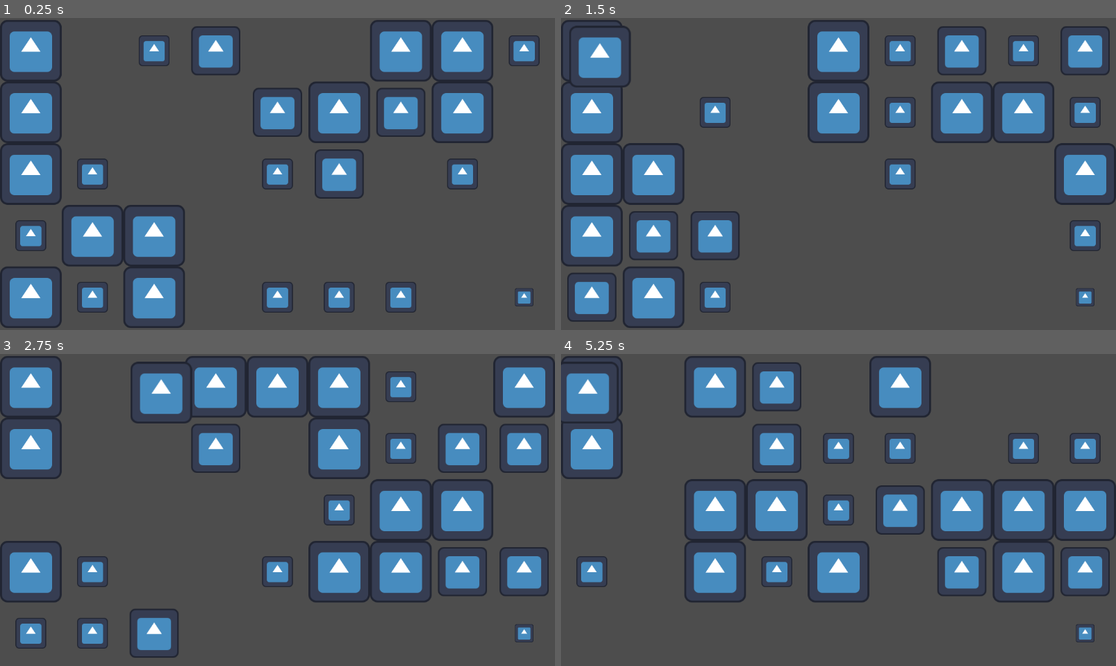
Above: before the commit, frames 1-4 (two rows, left to right).
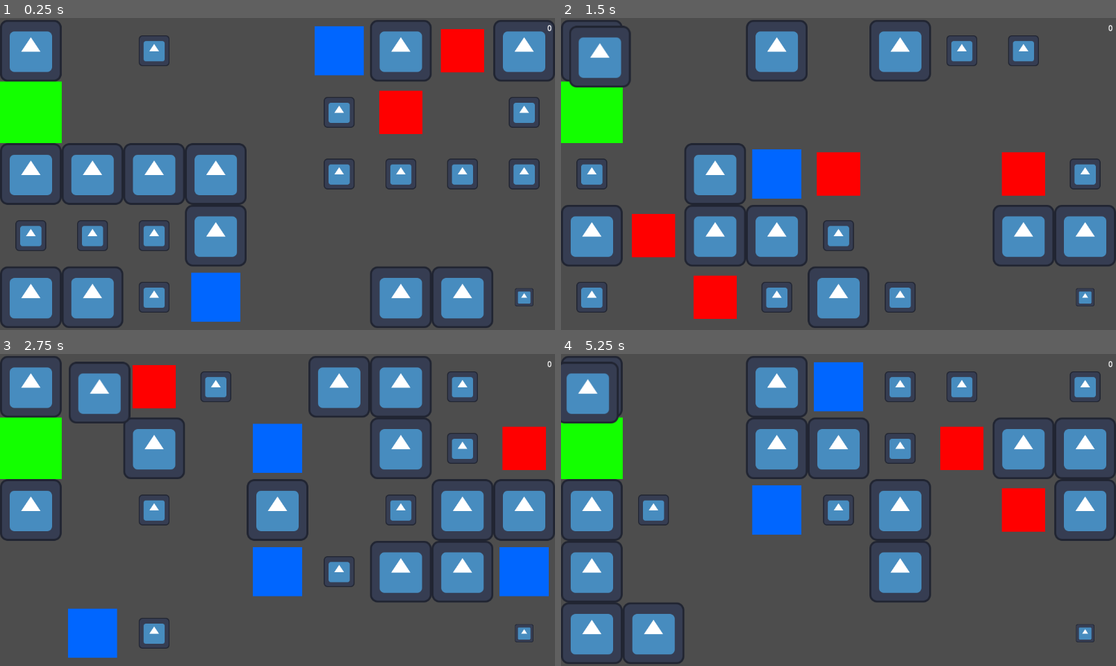
Above: after the commit, the same moments.

Repository: ODonegatti/GameJamGodot4
Game: Godot game, scene res://Cenas/main.tscn
The game is run twice, just before and just after one commit, with the same random seed, the same clock (stepped at 60 frames per second) and the same inputs. The engine's default icon, where the game draws it, is replaced by a stand-in: a white triangle on a blue panel in a dark square.
Inputs:
- Up to frame 1 (0.25 s): no input
- Up to frame 2 (1.5 s): tap Enter at 0.5 s; hold D (right) 0.53-1.28 s; tap R (reset) at 1.25 s; hold Down (down) from 1.28 s (still down)
- Up to frame 3 (2.75 s): tap R (reset) at 2 s; release Down (down) at 2.03 s; hold D (right) from 2.03 s (still down)
- Up to frame 4 (5.25 s): release D (right) at 2.78 s; hold W (up) 2.78-3.53 s; tap R (reset) at 3.5, 4.15, 5 s; hold A (left) 3.53-5.03 s; hold Down (down) from 5.03 s (still down)

The runs differ from the first frame. In frame 1, 27% of the frame differs, in the area x 0-100%, y 0-100%; in frame 2, 32%; in frame 3, 32%, in the area x 0-100%, y 0-98%; in frame 4, 31%.

Commit message:
Dia tres de trabalho

Diff:
--- a/fast-despertador/Cenas/main.tscn
+++ b/fast-despertador/Cenas/main.tscn
@@ -1,6 +1,6 @@
 [gd_scene format=3 uid="uid://kbgfsdv4hcex"]
 
-[ext_resource type="Script" uid="uid://c72qxwkwqj38n" path="res://Cenas/quarto.gd" id="1_ruij7"]
+[ext_resource type="Script" uid="uid://c72qxwkwqj38n" path="res://Scripts/quarto.gd" id="1_ruij7"]
 [ext_resource type="PackedScene" uid="uid://5xdw1in1b6kw" path="res://Entidades/player.tscn" id="1_x3hk2"]
 [ext_resource type="PackedScene" uid="uid://cgn2gea16uusb" path="res://Entidades/ObjetosDoQuarto/armario.tscn" id="2_qns0q"]
 [ext_resource type="PackedScene" uid="uid://b32q4fj72mpvd" path="res://Entidades/ObjetosDoQuarto/cama.tscn" id="3_ja1os"]
@@ -9,22 +9,26 @@
 [ext_resource type="PackedScene" uid="uid://cqww1f7n2qpnf" path="res://Entidades/ObjetosDoQuarto/bau.tscn" id="4_x6di6"]
 [ext_resource type="PackedScene" uid="uid://bs6xyhjowynwc" path="res://Entidades/ObjetosDoQuarto/puff.tscn" id="5_btbr3"]
 [ext_resource type="PackedScene" uid="uid://bm5ojl0ie4xdd" path="res://Entidades/ObjetosDoQuarto/travesseiro.tscn" id="5_qns0q"]
+[ext_resource type="PackedScene" uid="uid://n71fkc63xxts" path="res://Entidades/mimic.tscn" id="6_jjrtw"]
+[ext_resource type="PackedScene" uid="uid://p18nxi18rvu" path="res://UI/score.tscn" id="10_7yi6i"]
 
 [sub_resource type="RectangleShape2D" id="RectangleShape2D_btbr3"]
 size = Vector2(11.687508, 1156.5)
 
 [node name="Main" type="Node2D" unique_id=1808889044]
 
-[node name="Quarto" type="Node2D" parent="." unique_id=744375203 node_paths=PackedStringArray("pillow") groups=["quarto"]]
+[node name="Quarto" type="Node2D" parent="." unique_id=744375203 node_paths=PackedStringArray("pillow", "score") groups=["quarto"]]
 position = Vector2(64, 64)
 script = ExtResource("1_ruij7")
 wardrobe = ExtResource("2_qns0q")
 ball = ExtResource("3_n00j1")
 chest = ExtResource("4_x6di6")
 puff = ExtResource("5_btbr3")
+mimic = ExtResource("6_jjrtw")
 bed = ExtResource("3_ja1os")
 alarm = ExtResource("3_lb8y5")
 pillow = NodePath("../Travesseiro")
+score = NodePath("../Score")
 
 [node name="Player" parent="." unique_id=398665468 node_paths=PackedStringArray("quarto") instance=ExtResource("1_x3hk2")]
 position = Vector2(985, 238)
@@ -63,3 +67,5 @@
 [node name="CollisionShape2D" type="CollisionShape2D" parent="ParedesInvisiveis/StaticBody2D" unique_id=467640525]
 position = Vector2(-5.5, 320.5)
 shape = SubResource("RectangleShape2D_btbr3")
+
+[node name="Score" parent="." unique_id=14211412 instance=ExtResource("10_7yi6i")]
--- a/fast-despertador/Entidades/ObjetosDoQuarto/armario.tscn
+++ b/fast-despertador/Entidades/ObjetosDoQuarto/armario.tscn
@@ -5,7 +5,7 @@
 [sub_resource type="RectangleShape2D" id="RectangleShape2D_bq3il"]
 size = Vector2(129, 130)
 
-[node name="Armario" type="StaticBody2D" unique_id=32615705]
+[node name="Armario" type="StaticBody2D" unique_id=2043263946]
 metadata/_edit_group_ = true
 
 [node name="Sprite2D" type="Sprite2D" parent="." unique_id=1975627751]
--- a/fast-despertador/Entidades/ObjetosDoQuarto/bau.tscn
+++ b/fast-despertador/Entidades/ObjetosDoQuarto/bau.tscn
@@ -1,11 +1,26 @@
 [gd_scene format=3 uid="uid://cqww1f7n2qpnf"]
 
-[ext_resource type="Texture2D" uid="uid://domj0vu6wxpo0" path="res://icon.svg" id="1_vq85b"]
+[ext_resource type="Texture2D" uid="uid://ehlowqgajgo2" path="res://New Piskel (3).png" id="1_x6unx"]
+[ext_resource type="Script" uid="uid://oq08e3avkjj8" path="res://Scripts/chest.gd" id="2_5mbbj"]
 
 [sub_resource type="RectangleShape2D" id="RectangleShape2D_hcral"]
 size = Vector2(124, 121)
 
-[node name="bau" type="StaticBody2D" unique_id=1041997648]
+[sub_resource type="SpriteFrames" id="SpriteFrames_j2n5i"]
+animations = [{
+"frames": [{
+"duration": 1.0,
+"texture": ExtResource("1_x6unx")
+}],
+"loop": true,
+"name": &"default",
+"speed": 5.0
+}]
+
+[sub_resource type="RectangleShape2D" id="RectangleShape2D_v1bqh"]
+size = Vector2(150.00009, 142.50008)
+
+[node name="bau" type="StaticBody2D" unique_id=740080511]
 scale = Vector2(0.8, 0.8)
 metadata/_edit_group_ = true
 
@@ -14,5 +29,15 @@
 scale = Vector2(0.9, 0.9)
 shape = SubResource("RectangleShape2D_hcral")
 
-[node name="Sprite2D" type="Sprite2D" parent="." unique_id=1897312704]
-texture = ExtResource("1_vq85b")
+[node name="AnimatedSprite2D" type="AnimatedSprite2D" parent="." unique_id=745132908]
+sprite_frames = SubResource("SpriteFrames_j2n5i")
+
+[node name="Area2D" type="Area2D" parent="." unique_id=1479960460 node_paths=PackedStringArray("chest")]
+script = ExtResource("2_5mbbj")
+chest = NodePath("..")
+
+[node name="CollisionShape2D" type="CollisionShape2D" parent="Area2D" unique_id=988409981]
+scale = Vector2(0.9999992, 0.9999992)
+shape = SubResource("RectangleShape2D_v1bqh")
+
+[connection signal="body_entered" from="Area2D" to="Area2D" method="_on_body_entered"]
--- a/fast-despertador/Entidades/ObjetosDoQuarto/bola.tscn
+++ b/fast-despertador/Entidades/ObjetosDoQuarto/bola.tscn
@@ -5,7 +5,7 @@
 [sub_resource type="RectangleShape2D" id="RectangleShape2D_nes3p"]
 size = Vector2(126, 127)
 
-[node name="Bola" type="StaticBody2D" unique_id=712876791]
+[node name="Bola" type="StaticBody2D" unique_id=776728521]
 scale = Vector2(0.5, 0.5)
 metadata/_edit_group_ = true
 
--- a/fast-despertador/Entidades/ObjetosDoQuarto/cama.tscn
+++ b/fast-despertador/Entidades/ObjetosDoQuarto/cama.tscn
@@ -1,6 +1,6 @@
 [gd_scene format=3 uid="uid://b32q4fj72mpvd"]
 
-[ext_resource type="Texture2D" uid="uid://domj0vu6wxpo0" path="res://icon.svg" id="1_uohwv"]
+[ext_resource type="Texture2D" uid="uid://cub21iegtwafo" path="res://New Piskel (5).png" id="1_tnvne"]
 
 [sub_resource type="RectangleShape2D" id="RectangleShape2D_losd2"]
 size = Vector2(123, 129)
@@ -9,9 +9,9 @@
 z_index = 3
 metadata/_edit_group_ = true
 
-[node name="Sprite2D" type="Sprite2D" parent="." unique_id=1248258614]
-texture = ExtResource("1_uohwv")
-
 [node name="CollisionShape2D" type="CollisionShape2D" parent="." unique_id=930388871]
 scale = Vector2(0.9, 0.9)
 shape = SubResource("RectangleShape2D_losd2")
+
+[node name="Sprite2D" type="Sprite2D" parent="." unique_id=719969193]
+texture = ExtResource("1_tnvne")
--- a/fast-despertador/Entidades/ObjetosDoQuarto/puff.tscn
+++ b/fast-despertador/Entidades/ObjetosDoQuarto/puff.tscn
@@ -5,7 +5,7 @@
 [sub_resource type="RectangleShape2D" id="RectangleShape2D_0uyem"]
 size = Vector2(125, 122)
 
-[node name="Puff" type="StaticBody2D" unique_id=2145903224]
+[node name="Puff" type="StaticBody2D" unique_id=722174645]
 metadata/_edit_group_ = true
 
 [node name="Sprite2D" type="Sprite2D" parent="." unique_id=394067125]
--- a/fast-despertador/Entidades/ObjetosDoQuarto/travesseiro.tscn
+++ b/fast-despertador/Entidades/ObjetosDoQuarto/travesseiro.tscn
@@ -6,6 +6,7 @@
 size = Vector2(125, 126)
 
 [node name="Travesseiro" type="Area2D" unique_id=575628377 groups=["travesseiro"]]
+z_index = -2
 metadata/_edit_group_ = true
 
 [node name="Sprite2D" type="Sprite2D" parent="." unique_id=1382294626]
--- /dev/null
+++ b/fast-despertador/Entidades/mimic.tscn
@@ -0,0 +1,41 @@
+[gd_scene format=3 uid="uid://n71fkc63xxts"]
+
+[ext_resource type="Texture2D" uid="uid://scftqn8braet" path="res://New Piskel (2).png" id="1_802so"]
+[ext_resource type="Script" uid="uid://dlhwwvr8sdpxt" path="res://Scripts/mimic.gd" id="1_qiadu"]
+
+[sub_resource type="SpriteFrames" id="SpriteFrames_2p2t5"]
+animations = [{
+"frames": [{
+"duration": 1.0,
+"texture": ExtResource("1_802so")
+}],
+"loop": true,
+"name": &"default",
+"speed": 5.0
+}]
+
+[sub_resource type="RectangleShape2D" id="RectangleShape2D_k23th"]
+size = Vector2(127, 126)
+
+[sub_resource type="RectangleShape2D" id="RectangleShape2D_qiadu"]
+size = Vector2(120, 125)
+
+[node name="Mimic" type="CharacterBody2D" unique_id=490346907]
+scale = Vector2(0.7, 0.7)
+metadata/_edit_group_ = true
+
+[node name="AnimatedSprite2D" type="AnimatedSprite2D" parent="." unique_id=1346178527]
+sprite_frames = SubResource("SpriteFrames_2p2t5")
+autoplay = "default"
+
+[node name="CollisionShape2D" type="CollisionShape2D" parent="." unique_id=108250818]
+scale = Vector2(0.9, 0.9)
+shape = SubResource("RectangleShape2D_k23th")
+
+[node name="Area2D" type="Area2D" parent="." unique_id=1107494053]
+script = ExtResource("1_qiadu")
+
+[node name="CollisionShape2D" type="CollisionShape2D" parent="Area2D" unique_id=2121457077]
+shape = SubResource("RectangleShape2D_qiadu")
+
+[connection signal="body_entered" from="Area2D" to="Area2D" method="_on_body_entered"]
--- /dev/null
+++ b/fast-despertador/Scripts/chest.gd
@@ -0,0 +1,26 @@
+extends Area2D
+var player: CharacterBody2D
+@export var chest: StaticBody2D
+@export var can_be_collected = true
+# Called when the node enters the scene tree for the first time.
+func _ready() -> void:
+	player = get_tree().get_first_node_in_group("player")
+	# Replace with function body.
+
+
+# Called every frame. 'delta' is the elapsed time since the previous frame.
+func _process(delta: float) -> void:
+	pass
+
+
+func _on_body_entered(body: Node2D) -> void:
+
+
+	if can_be_collected:
+		if player:
+			if body == player:
+				player.score += 10
+
+				can_be_collected = false
+
+ # Replace with function body.
--- /dev/null
+++ b/fast-despertador/Scripts/mimic.gd
@@ -0,0 +1,21 @@
+extends Area2D
+var player: CharacterBody2D
+
+
+
+# Called when the node enters the scene tree for the first time.
+func _ready() -> void:
+	player = get_tree().get_first_node_in_group("player") # Replace with function body.
+
+
+# Called every frame. 'delta' is the elapsed time since the previous frame.
+func _process(delta: float) -> void:
+	pass
+
+
+func _on_body_entered(body: Node2D) -> void:
+
+	if player:
+		if body == player:
+			body.score -= 10
+			print("Morreu") # Replace with function body.
--- a/fast-despertador/Scripts/player.gd
+++ b/fast-despertador/Scripts/player.gd
@@ -2,6 +2,7 @@
 @export var speed = 500
 var pillow: Area2D
 @export var quarto: Node2D
+var score = 0
 
 # Called when the node enters the scene tree for the first time.
 func _ready() -> void:
--- a/fast-despertador/Cenas/quarto.gd
+++ b/fast-despertador/Scripts/quarto.gd
@@ -12,16 +12,25 @@
 @export var ball: PackedScene
 @export var chest: PackedScene
 @export var puff: PackedScene
+@export var mimic: PackedScene
 
 @export var bed: PackedScene
 @export var alarm: PackedScene
 @export var pillow: Area2D
 
+@export var score: Label
+
 var player: CharacterBody2D
 var objetos: Array[StaticBody2D]= []
+var enemies: Array[CharacterBody2D]
+
+
 
 func _physics_process(delta: float) -> void:
-	pass
+	if player:
+		var pontuacao = player.score
+
+		score.text = str(pontuacao)
 
 func _ready():
 
@@ -38,7 +47,7 @@
 
 	player.global_position = pillow.global_position
 
-	clear()
+	clear_entities()
 
 	# Gera todas as posições possíveis no grid
 	for x in range(grid_width):
@@ -47,7 +56,7 @@
 
 	#Gerador de rota simples
 	var caminho = []
-	var posicao = Vector2.ZERO
+	var posicao = Vector2(1, 0)
 
 
 	while true :
@@ -87,6 +96,9 @@
 		elif pos in caminho or pos == Vector2(1, 0) or pos == Vector2(1, 1):
 			pass
 
+		elif pos == Vector2(0, 0) or pos == Vector2(0,1):
+			pass
+
 		else:
 			var intRng = randi() % 10
 			if intRng in [0, 1, 2]:
@@ -104,11 +116,17 @@
 				add_child(obj4)
 				objetos.append(obj4)
 
-			elif intRng in [7, 8]:
+			elif intRng == 7:
 				var obj4 = chest.instantiate()
 				obj4.position = pos * cell_size
 				add_child(obj4)
 				objetos.append(obj4)
+
+			elif intRng == 8 and pos != Vector2(0, 1):
+				var obj4 = mimic.instantiate()
+				obj4.position = pos * cell_size
+				add_child(obj4)
+				enemies.append(obj4)
 
 			elif intRng == 9:
 				var obj4 = puff.instantiate()
@@ -116,7 +134,7 @@
 				add_child(obj4)
 				objetos.append(obj4)
 
-func clear():
+func clear_entities():
 
 
 	var quantidade_objetos = 0
@@ -126,3 +144,11 @@
 	for i in range(quantidade_objetos):
 		objetos[i].queue_free()
 	objetos.clear()
+
+	var quantidade_enemies = 0
+	for i in enemies:
+		quantidade_enemies += 1
+
+	for i in range(quantidade_enemies):
+		enemies[i].queue_free()
+	enemies.clear()
--- /dev/null
+++ b/fast-despertador/UI/menu_principal.tscn
@@ -0,0 +1,36 @@
+[gd_scene format=3 uid="uid://fo7jexsm62b2"]
+
+[ext_resource type="Texture2D" uid="uid://domj0vu6wxpo0" path="res://icon.svg" id="1_mb63o"]
+
+[node name="MenuPrincipal" type="Control" unique_id=870085717]
+layout_mode = 3
+anchors_preset = 8
+anchor_left = 0.5
+anchor_top = 0.5
+anchor_right = 0.5
+anchor_bottom = 0.5
+grow_horizontal = 2
+grow_vertical = 2
+
+[node name="TextureRect" type="TextureRect" parent="." unique_id=1585715990]
+layout_mode = 0
+offset_right = 40.0
+offset_bottom = 40.0
+texture = ExtResource("1_mb63o")
+
+[node name="VBoxContainer" type="VBoxContainer" parent="." unique_id=479853302]
+layout_mode = 0
+offset_right = 40.0
+offset_bottom = 40.0
+
+[node name="Label" type="Label" parent="VBoxContainer" unique_id=607992701]
+layout_mode = 2
+
+[node name="Button" type="Button" parent="VBoxContainer" unique_id=1956725775]
+layout_mode = 2
+
+[node name="Button2" type="Button" parent="VBoxContainer" unique_id=1180700301]
+layout_mode = 2
+
+[node name="Button3" type="Button" parent="VBoxContainer" unique_id=257029041]
+layout_mode = 2
--- /dev/null
+++ b/fast-despertador/UI/score.tscn
@@ -0,0 +1,8 @@
+[gd_scene format=3 uid="uid://p18nxi18rvu"]
+
+[node name="Score" type="Label" unique_id=14211412]
+offset_left = 910.0
+offset_top = 5.0
+offset_right = 1146.0
+offset_bottom = 28.0
+horizontal_alignment = 2
Binary file added: fast-despertador/New Piskel (2).png
Not shown, added: fast-despertador/New Piskel (2).png.import
Binary file added: fast-despertador/New Piskel (3).png
Not shown, added: fast-despertador/New Piskel (3).png.import
Binary file added: fast-despertador/New Piskel (4).png
Not shown, added: fast-despertador/New Piskel (4).png.import
Binary file added: fast-despertador/New Piskel (5).png
Not shown, added: fast-despertador/New Piskel (5).png.import
Not shown, added: fast-despertador/Scripts/chest.gd.uid
Not shown, added: fast-despertador/Scripts/mimic.gd.uid
Renamed: fast-despertador/Cenas/quarto.gd.uid -> fast-despertador/Scripts/quarto.gd.uid
